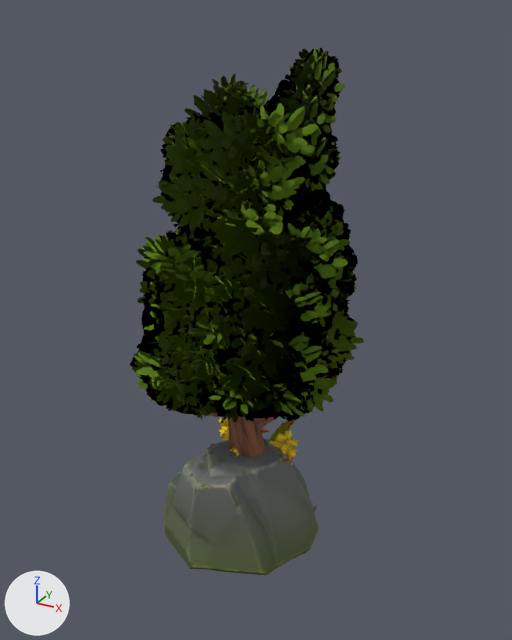
The glTF model apps/world/public/models/lib/nature.glb as it was, and as the next commit left it.
Before and after are seen from a 50 mm lens placed at (5.63, -10.08, 9.47), pointed at (0.04, 0.07, 4.39). The lights are fixed; the arrows at lower left show +X, +Y and +Z. The first picture is the older version. Where no turn or scale is listed for an object, it has been applied to the vertices.

Names of what the first picture shows: 'CommonTree_1', 'CommonTree_2', 'CommonTree_3', 'Rock_Medium_1' and 3 more.
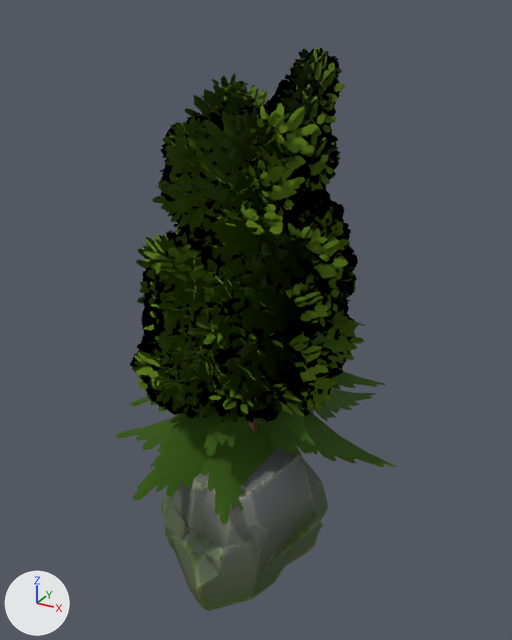
Edits to the bpy script that builds the scene:
```text
Add img_leaf_pine_c:
    img_leaf_pine_c = load_image('Leaf_Pine_C', '_unpacked/Leaf_Pine_C', 1024, 1024, 'sRGB')
Add mat_leaves_pine:
    mat_leaves_pine = bpy.data.materials.new('Leaves_Pine')
    # uses the picture img_leaf_pine_c
Add me_tree_029:
    me_tree_029.from_pydata(...)  # 2188 vertices, 3648 faces; spans x -2.86..2.86, y -2.61..2.61, z -3.69..3.69
    # faces by material slot: [2878, 770]
    me_tree_029.materials.append(mat_bark_normaltree)
    me_tree_029.materials.append(mat_leaves_pine)
Add me_cube_002_retopology_001:
    me_cube_002_retopology_001.from_pydata(...)  # 263 vertices, 522 faces; spans x -1.71..1.71, y -1.74..1.74, z -1.16..1.16
    me_cube_002_retopology_001.materials.append(mat_rocks)  # picture img_rocks_diffuse
Add me_cube_004_retopology_001:
    me_cube_004_retopology_001.from_pydata(...)  # 124 vertices, 244 faces; spans x -1.52..1.52, y -1.24..1.24, z -0.95..0.95
    me_cube_004_retopology_001.materials.append(mat_rocks)  # picture img_rocks_diffuse
Add ob_pine_2:
    ob_pine_2 = bpy.data.objects.new('Pine_2', me_tree_029)
    ob_pine_2.location = (-0.03, 0.08, 3.45)
Add ob_rock_medium_3:
    ob_rock_medium_3 = bpy.data.objects.new('Rock_Medium_3', me_cube_002_retopology_001)
    ob_rock_medium_3.location = (-0.11, -0.85, 0.84)
Add ob_rock_medium_2:
    ob_rock_medium_2 = bpy.data.objects.new('Rock_Medium_2', me_cube_004_retopology_001)
    ob_rock_medium_2.location = (-0.19, -0.08, 0.9)
```

Location of each change, [x1, y1, x2, y2] in pixels of the pictures (512 x 640 px):
'Pine_2', added (green): after [116, 316, 395, 525]
'Rock_Medium_3', added: after [161, 448, 323, 611]
'Rock_Medium_2', added: after [303, 459, 328, 520]
